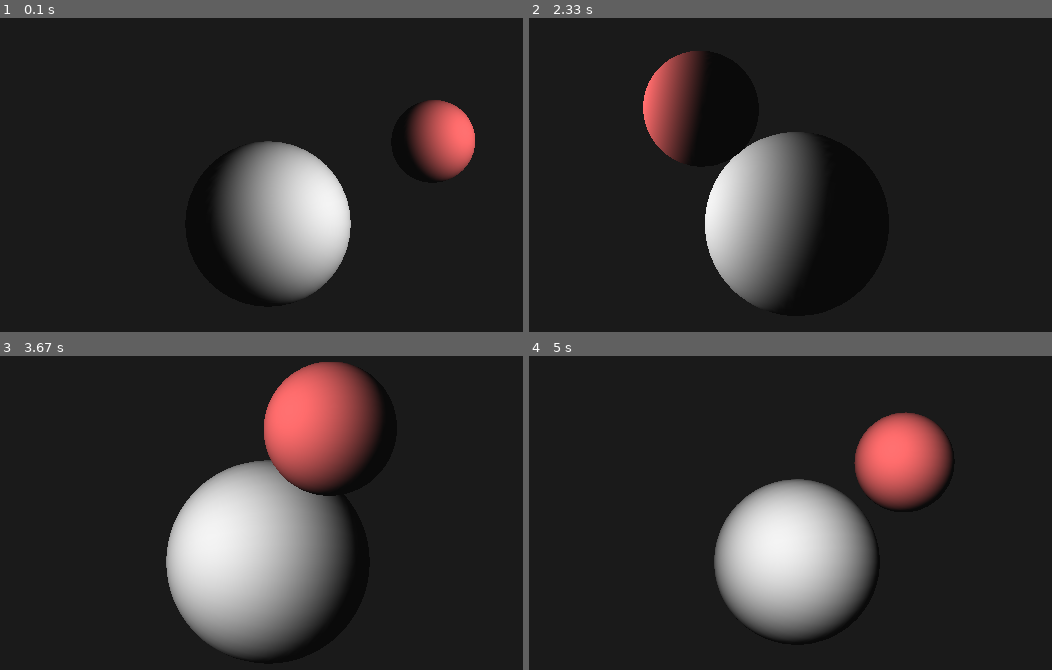
Above: before the commit, frames 1-4 (two rows, left to right).
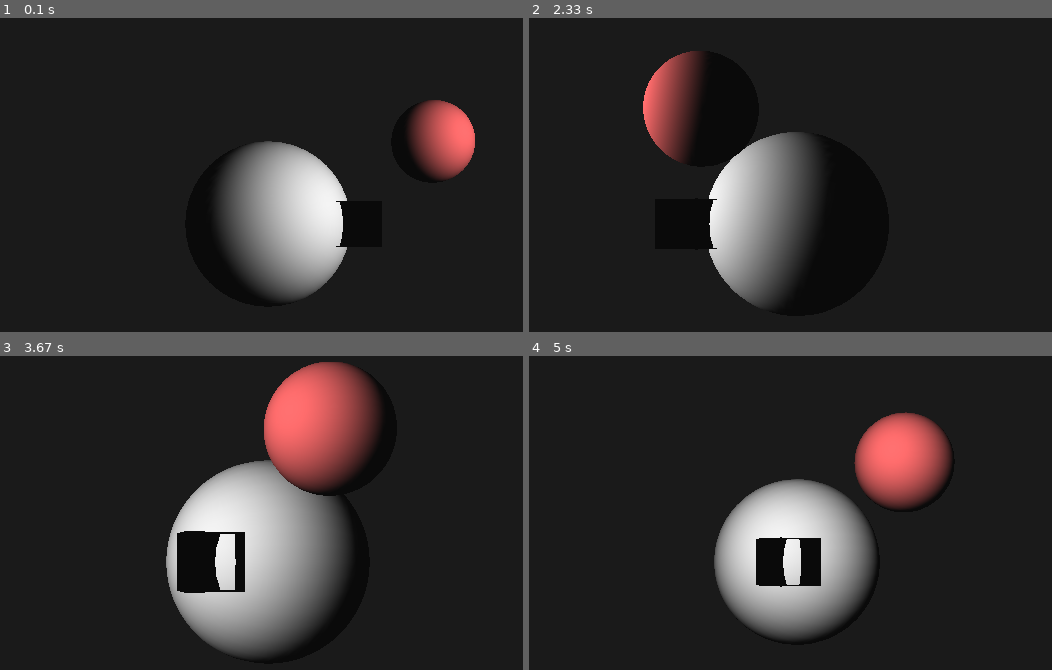
Above: after the commit, the same moments.

Repository: ellielove/endue
Game: pygame game, started from src/main.py
The game is run twice, just before and just after one commit, with the same random seed, the same clock (stepped at 60 frames per second) and the same inputs.
Inputs:
- Up to frame 1 (0.1 s): no input
- Up to frame 2 (2.33 s): hold Right 0.33-0.8 s; hold Up 0.83-1.13 s; hold Right 1.17-1.63 s; hold Left 1.67-2.2 s; hold Down from 2.23 s (still down)
- Up to frame 3 (3.67 s): release Down at 2.53 s; hold Left 2.57-2.97 s; hold Up 3-3.37 s; hold Right from 3.4 s (still down)
- Up to frame 4 (5 s): release Right at 4.03 s; hold Down 4.07-4.43 s; hold Left 4.47-4.93 s; hold Right from 4.97 s (still down)

The runs differ from the first frame. In frame 1, 0.2% of the frame differs, in the area x 64-68%, y 58-73%; in frame 2, 0.2%; in frame 3, 1.9%, in the area x 33-47%, y 55-76%; in frame 4, 1.4%.

Commit message:
Added cube class.  Program compiles and and operates the same, but the cube faces seem to be inside out, and I can't figure out why.
Committing so I can move on with the tutorial

Diff:
--- /dev/null
+++ b/src/cube.py
@@ -0,0 +1,44 @@
+
+from OpenGL.GL import *
+from OpenGL.GLU import *
+from OpenGL.GLUT import *
+
+
+class Cube(object):
+    sides = ((0, 1, 2, 3), (3, 2, 7, 6), (6, 7, 5, 4),
+             (4, 5, 1, 0), (1, 5, 7, 2), (4, 0, 3, 6))
+
+    def __init__(self, position, scale, color):
+        self.position = position
+        self.color = color
+        x, y, z = map(lambda i: i/2, scale)
+        self.verticies = (
+            (x, -y, -z), (x, y, -z),
+            (-x, y, -z), (-x, -y, -z),
+            (x, -y, z), (x, y, z),
+            (-x, -y, z), (-x, y, z))
+
+    def render(self):
+        glPushMatrix()
+        glTranslatef(*self.position)
+        glBegin(GL_QUADS)
+        glMaterialfv(GL_FRONT_AND_BACK, GL_DIFFUSE, self.color)
+        for side in Cube.sides:
+            for v in side:
+                glVertex3fv(self.verticies[v])
+        glEnd()
+        glPopMatrix()
+
+
+class Block(Cube):
+    color = (0, 0, 1, 1)
+    speed = 0.01
+
+    def __init__(self, position, size):
+        super().__init__(position, (size, 1, 1), Block.color)
+        self.size = size
+
+    def update(self, dt):
+        x, y, z = self.position
+        z += Block.speed * dt
+        self.position = x, y, z
--- a/src/main.py
+++ b/src/main.py
@@ -11,6 +11,7 @@
 
 # note: this is how you import something in the same level as the script
 from src.sphere import Sphere
+from src.cube import Cube
 from src.light import Light
 
 
@@ -26,12 +27,14 @@
         self.light = Light(GL_LIGHT0, (15, 5, 15, 1))
         self.sphere1 = Sphere(2, (0, 0, 0), (1, 1, 1, 1))
         self.sphere2 = Sphere(1, (4, 2, 0), (1, 0.4, 0.4, 1))
+        self.cube1 = Cube((2, 0, 1.5), (1, 1, 1), (1, 1, 1, 1))
 
     def start(self):
         pygame.init()
         pygame.display.set_mode((self.width, self.height), OPENGL | DOUBLEBUF)
         pygame.display.set_caption(self.title)
 
+        #glEnable(GL_LIGHTING)
         glEnable(GL_CULL_FACE)
         glEnable(GL_DEPTH_TEST)
         self.light.enable()
@@ -85,6 +88,7 @@
         self.light.render()
         self.sphere1.render()
         self.sphere2.render()
+        self.cube1.render()
         pygame.display.flip()
 
     def quit(self):
